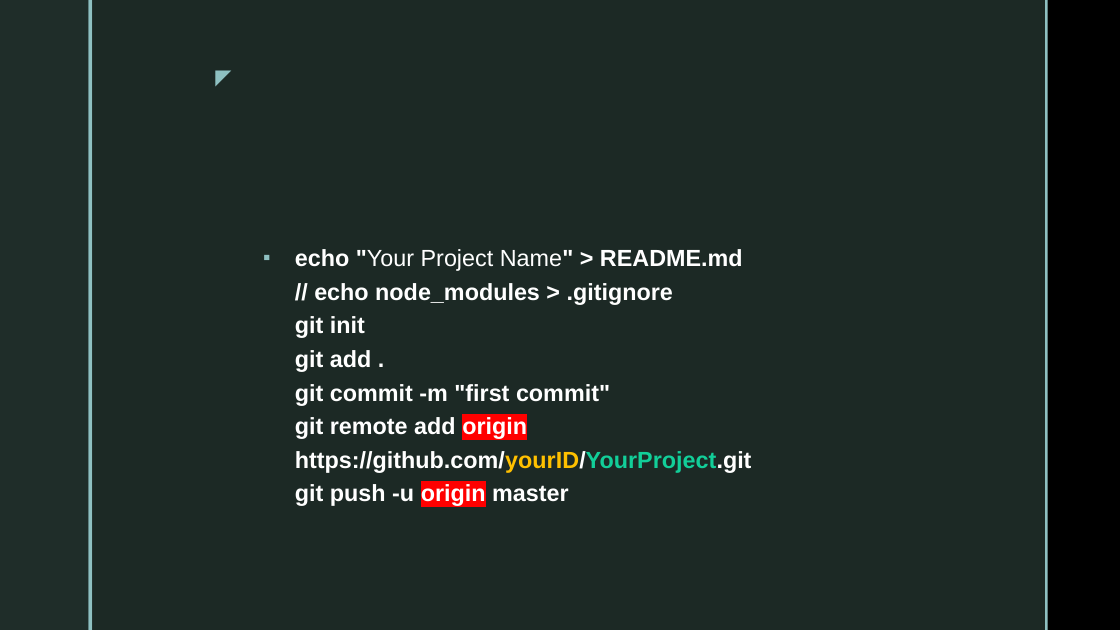
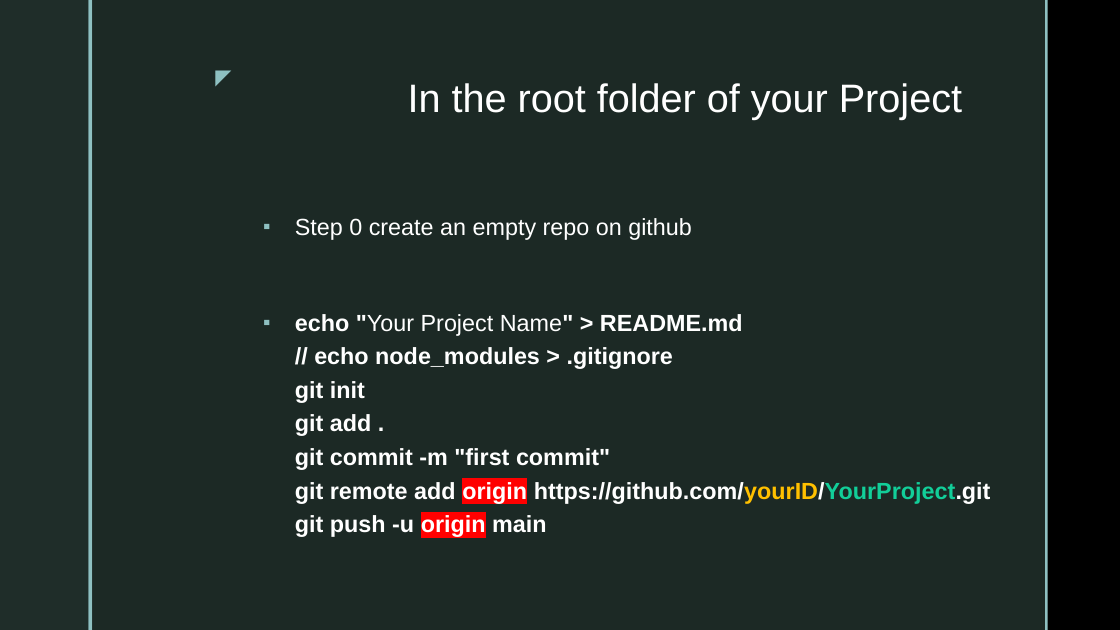
Before and after one commit to gtjames/3420-Presentations, a slide deck: slide 28 of Week 02 - git.pptx (slide 27 before the commit). Drawn at 1120x630 pixels with LibreOffice and Linux fonts; fonts in the diff are those of the drawing; background and template pictures are left out. Boxes give left, top, right and bottom in pixels: in the first picture for what was removed or moved away, otherwise in the second. Text is boxed around its words. In the diff, an @@ line names an element or a change of style, - is before the commit and + after.

```diff
--- a/Week 02 - git.pptx
+++ b/Week 02 - git.pptx
@@ title added at (408, 83, 962, 120), 34 pt, text #FFFFFF @@
+In the root folder of your Project
@@ text at (295, 218, 991, 537): text changed @@
-▪ echo "Your Project Name" > README.md
-  // echo node_modules > .gitignore
-  git init
-  git add .
-  git commit -m "first commit"
-  git remote add origin https://github.com/yourID/YourProject.git
-  git push -u origin master
+▪ Step 0 create an empty repo on github
+▪ echo "Your Project Name" > README.md
+  // echo node_modules > .gitignore
+  git init
+  git add .
+  git commit -m "first commit"
+  git remote add origin https://github.com/yourID/YourProject.git
+  git push -u origin main
```
Also in this commit, not shown: 9 other slides changed, 1 slide added, 11 other files.
